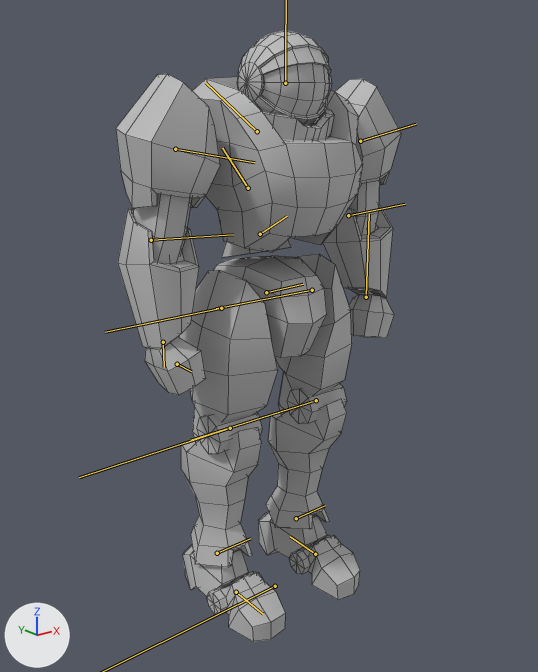
The FBX model Content/scenes/monsters/marine/marine_anim.fbx: old version first, new version second.
Rendered twice from a 50 mm lens placed at (-0.465, -0.57, 0.532), pointed at (-0.004, 0.007, 0.301). The lights are fixed; the arrows at lower left show +X, +Y and +Z. The bones that bend it are drawn over the model as lines. Mesh edges are drawn as thin lines.

Objects in the first picture: 'marine'.
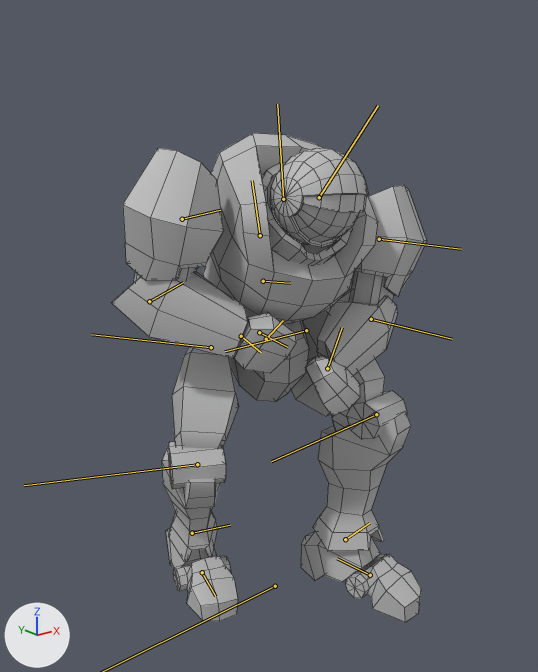
The newer file adds an action. The first version stands in its rest pose; the second is drawn at frame 575 of the action 'stun0'.

Patch to the scene script:
```diff
--- a/Content/scenes/monsters/marine/marine_anim.fbx.py
+++ b/Content/scenes/monsters/marine/marine_anim.fbx.py
@@ bone_pelvis @@
 bone_pelvis = bpy.data.objects['Armature'].pose.bones['pelvis']  # child of 'base'
-bone_pelvis.location = (0.0, 0.0, 0.0)
-bone_pelvis.rotation_quaternion = (1.0, 0.0, 0.0, 0.0)  # degrees (0, 0, 0)
+bone_pelvis.location = (-4.0, -4.7, 1.5)
+bone_pelvis.rotation_quaternion = (0.983, -0.081, -0.009, 0.162)  # degrees (-9, 0, 19)
@@ bone_spine1 @@
 bone_spine1 = bpy.data.objects['Armature'].pose.bones['spine1']  # child of 'pelvis'
-bone_spine1.rotation_quaternion = (1.0, 0.0, 0.0, 0.0)  # degrees (0, 0, 0)
+bone_spine1.rotation_quaternion = (0.998, 0.061, 0.02, 0.011)  # degrees (7, 2, 1)
@@ bone_spine2 @@
 bone_spine2 = bpy.data.objects['Armature'].pose.bones['spine2']  # child of 'spine1'
-bone_spine2.rotation_quaternion = (1.0, 0.0, 0.0, 0.0)  # degrees (0, 0, 0)
+bone_spine2.rotation_quaternion = (0.995, -0.055, -0.013, -0.083)  # degrees (-6, -2, -9)
@@ bone_chest @@
 bone_chest = bpy.data.objects['Armature'].pose.bones['chest']  # child of 'spine2'
-bone_chest.rotation_quaternion = (1.0, 0.0, 0.0, 0.0)  # degrees (0, 0, 0)
+bone_chest.rotation_quaternion = (0.995, -0.06, 0.0, -0.081)  # degrees (-7, -1, -9)
@@ bone_head @@
 bone_head = bpy.data.objects['Armature'].pose.bones['head']  # child of 'chest'
-bone_head.rotation_quaternion = (1.0, 0.0, 0.0, 0.0)  # degrees (0, 0, 0)
+bone_head.rotation_quaternion = (0.99, -0.046, 0.124, -0.049)  # degrees (-6, 14, -6)
@@ bone_l_shoulder @@
 bone_l_shoulder = bpy.data.objects['Armature'].pose.bones['L_shoulder']  # child of 'chest'
-bone_l_shoulder.rotation_quaternion = (1.0, 0.0, 0.0, 0.0)  # degrees (0, 0, 0)
+bone_l_shoulder.rotation_quaternion = (0.79, 0.442, -0.419, 0.07)  # degrees (68, -46, -22)
@@ bone_l_arm @@
 bone_l_arm = bpy.data.objects['Armature'].pose.bones['L_arm']  # child of 'L_shoulder'
-bone_l_arm.rotation_quaternion = (1.0, 0.0, 0.0, 0.0)  # degrees (0, 0, 0)
+bone_l_arm.rotation_quaternion = (0.954, 0.053, -0.295, 0.015)  # degrees (6, -34, 0)
@@ bone_l_hand @@
 bone_l_hand = bpy.data.objects['Armature'].pose.bones['L_hand']  # child of 'L_arm'
-bone_l_hand.rotation_quaternion = (1.0, 0.0, 0.0, 0.0)  # degrees (0, 0, 0)
+bone_l_hand.rotation_quaternion = (0.21, -0.265, 0.928, -0.157)  # degrees (25, 162, 36)
@@ bone_r_shoulder @@
 bone_r_shoulder = bpy.data.objects['Armature'].pose.bones['R_shoulder']  # child of 'chest'
-bone_r_shoulder.rotation_quaternion = (1.0, 0.0, 0.0, 0.0)  # degrees (0, 0, 0)
+bone_r_shoulder.rotation_quaternion = (0.893, 0.315, -0.321, -0.004)  # degrees (44, -35, -15)
@@ bone_r_arm @@
 bone_r_arm = bpy.data.objects['Armature'].pose.bones['R_arm']  # child of 'R_shoulder'
-bone_r_arm.rotation_quaternion = (1.0, 0.0, 0.0, 0.0)  # degrees (0, 0, 0)
+bone_r_arm.rotation_quaternion = (0.845, 0.082, -0.529, 0.026)  # degrees (14, -64, -5)
@@ bone_r_hand @@
 bone_r_hand = bpy.data.objects['Armature'].pose.bones['R_hand']  # child of 'R_arm'
-bone_r_hand.rotation_quaternion = (1.0, 0.0, 0.0, 0.0)  # degrees (0, 0, 0)
+bone_r_hand.rotation_quaternion = (0.997, 0.068, -0.018, -0.041)  # degrees (8, -2, -5)
@@ bone_l_hip @@
 bone_l_hip = bpy.data.objects['Armature'].pose.bones['L_hip']  # child of 'pelvis'
-bone_l_hip.rotation_quaternion = (1.0, 0.0, 0.0, 0.0)  # degrees (0, 0, 0)
+bone_l_hip.rotation_quaternion = (0.812, -0.145, 0.565, -0.017)  # degrees (-38, 66, -28)
@@ bone_l_shin @@
 bone_l_shin = bpy.data.objects['Armature'].pose.bones['L_shin']  # child of 'L_hip'
-bone_l_shin.rotation_quaternion = (1.0, 0.0, 0.0, 0.0)  # degrees (0, 0, 0)
+bone_l_shin.rotation_quaternion = (0.905, -0.011, -0.426, -0.007)  # degrees (-1, -50, 0)
@@ bone_l_foot @@
 bone_l_foot = bpy.data.objects['Armature'].pose.bones['L_foot']  # child of 'L_shin'
-bone_l_foot.rotation_quaternion = (1.0, 0.0, 0.0, 0.0)  # degrees (0, 0, 0)
+bone_l_foot.rotation_quaternion = (1.0, -0.003, 0.001, 0.017)  # degrees (0, 0, 2)
@@ bone_r_hip @@
 bone_r_hip = bpy.data.objects['Armature'].pose.bones['R_hip']  # child of 'pelvis'
-bone_r_hip.rotation_quaternion = (1.0, 0.0, 0.0, 0.0)  # degrees (0, 0, 0)
+bone_r_hip.rotation_quaternion = (0.873, -0.229, 0.42, -0.098)  # degrees (-42, 44, -30)
@@ bone_r_shin @@
 bone_r_shin = bpy.data.objects['Armature'].pose.bones['R_shin']  # child of 'R_hip'
-bone_r_shin.rotation_quaternion = (1.0, 0.0, 0.0, 0.0)  # degrees (0, 0, 0)
+bone_r_shin.rotation_quaternion = (0.869, 0.094, -0.481, 0.077)  # degrees (10, -58, 5)
@@ bone_r_foot @@
 bone_r_foot = bpy.data.objects['Armature'].pose.bones['R_foot']  # child of 'R_shin'
-bone_r_foot.rotation_quaternion = (1.0, 0.0, 0.0, 0.0)  # degrees (0, 0, 0)
+bone_r_foot.rotation_quaternion = (0.972, 0.081, -0.218, 0.022)  # degrees (9, -25, 0)
```

Where the change shows, as pixel boxes (x1, y1, x2, y2) in the pictures (538 x 672 px):
'marine', posed (11% wider, 20% shorter): before (116, 30, 401, 642); after (111, 133, 427, 622)
bone 'pelvis', root to tip: before (266, 292) to (303, 284); after (259, 332) to (287, 347)
bone 'spine1', root to tip: before (260, 234) to (287, 216); after (263, 281) to (290, 283)
bone 'spine2', root to tip: before (248, 188) to (222, 148); after (260, 235) to (252, 180)
bone 'chest', root to tip: before (257, 131) to (205, 82); after (283, 199) to (277, 104)
bone 'L_shoulder', root to tip: before (360, 141) to (416, 124); after (379, 239) to (461, 249)
bone 'L_arm', root to tip: before (348, 215) to (405, 204); after (371, 319) to (452, 339)
bone 'L_hand', root to tip: before (366, 297) to (369, 214); after (327, 368) to (342, 327)
bone 'R_shoulder', root to tip: before (175, 149) to (254, 162); after (182, 219) to (220, 210)
bone 'R_arm', root to tip: before (151, 240) to (233, 234); after (149, 301) to (183, 282)
bone 'R_hand', root to tip: before (163, 342) to (164, 367); after (241, 336) to (261, 352)
bone 'L_hip', root to tip: before (312, 290) to (216, 308); after (306, 330) to (225, 351)
bone 'L_shin', root to tip: before (316, 400) to (190, 440); after (376, 414) to (271, 461)
bone 'L_foot', root to tip: before (296, 518) to (325, 505); after (345, 539) to (369, 523)
bone 'R_hip', root to tip: before (221, 308) to (105, 332); after (211, 347) to (91, 334)
bone 'R_shin', root to tip: before (230, 428) to (79, 477); after (197, 464) to (24, 485)
bone 'R_foot', root to tip: before (217, 553) to (250, 538); after (192, 533) to (230, 525)
